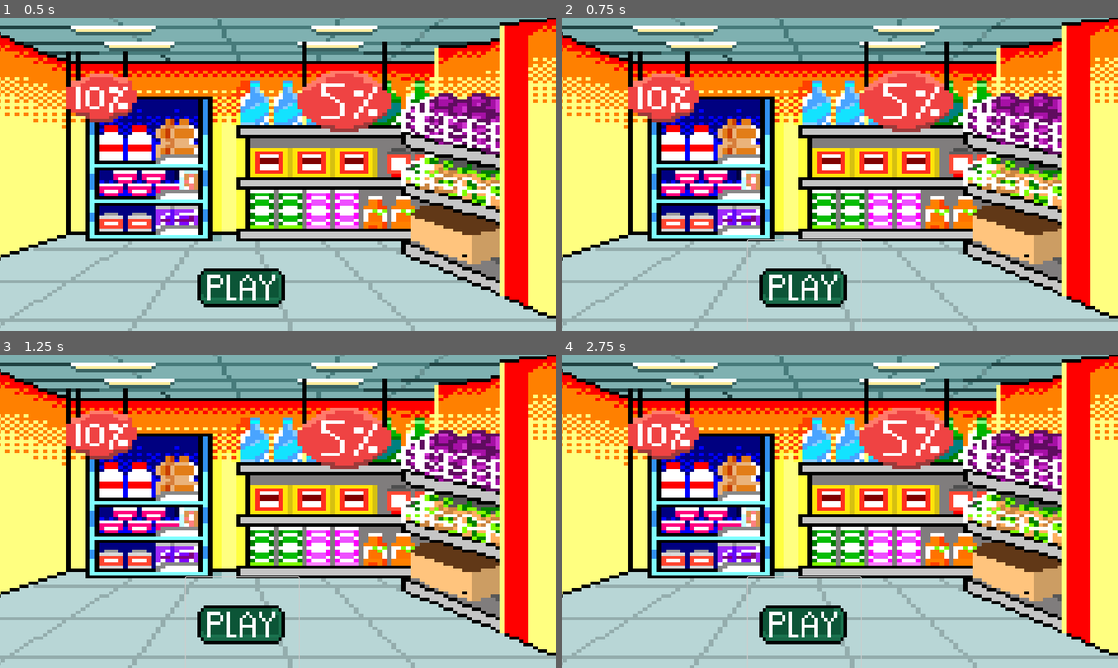
Above: before the commit, frames 1-4 (two rows, left to right).
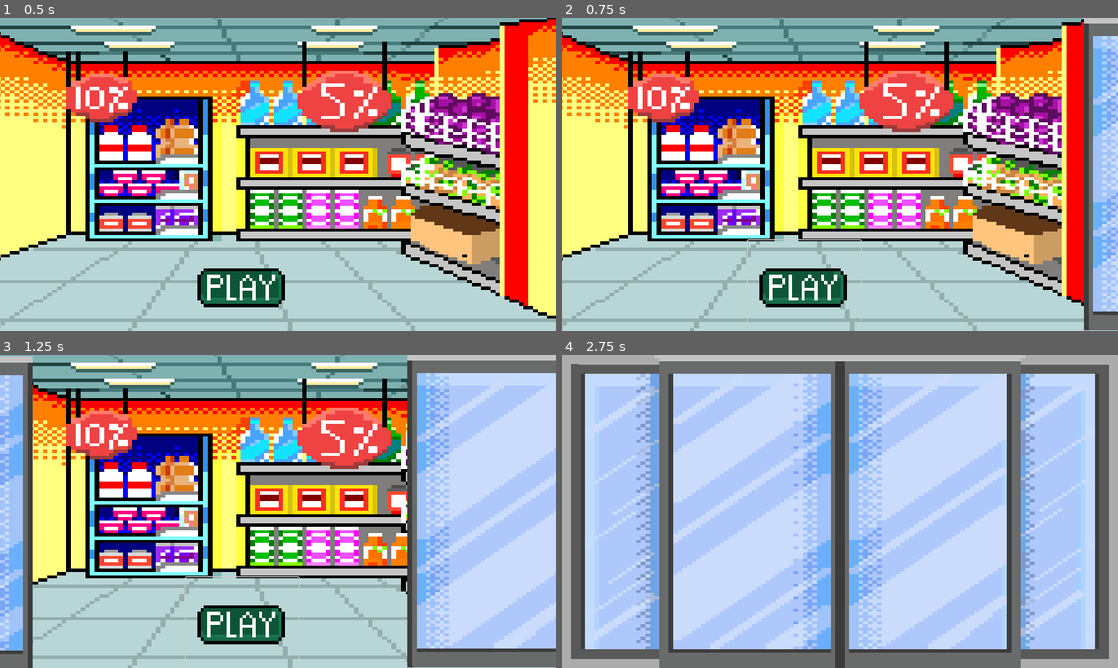
Above: after the commit, the same moments.

Repository: wends05/fixme
Game: Godot game, scene res://scenes/select.tscn
The game is run twice, just before and just after one commit, with the same random seed, the same clock (stepped at 60 frames per second) and the same inputs. This scene is started directly instead of the project's main scene.
Inputs (mouse positions are in pixels of both pictures, inside the frame that each line leads up to):
- Up to frame 1 (0.5 s): no input
- Up to frame 2 (0.75 s): click (806, 293) at 0.52 s
- Up to frame 3 (1.25 s): no input
- Up to frame 4 (2.75 s): click (806, 630) at 1.27 s; click (806, 630) at 2.02 s

Frame 1 is identical in both runs. In frame 2, 6.1% of the frame differs, in the area x 93-100%, y 0-100%; in frame 3, 32%; in frame 4, 100%, in the area x 0-100%, y 0-100%.

Commit message:
cutscene for home to selection

Diff:
--- a/godot/scenes/select.tscn
+++ b/godot/scenes/select.tscn
@@ -14,17 +14,7 @@
 scale = Vector2(0.976667, 0.667)
 texture = ExtResource("4_xp6hb")
 
-[node name="RightDoor" type="Sprite2D" parent="."]
-position = Vector2(1152, 323)
-scale = Vector2(0.946667, 0.648)
-texture = ExtResource("3_gdo2c")
-
-[node name="LeftDoorCutscene" type="Sprite2D" parent="."]
-position = Vector2(-2, 327)
-scale = Vector2(0.96, 0.648)
-texture = ExtResource("3_r63vu")
-
-[node name="Button" type="Button" parent="."]
+[node name="playButton" type="Button" parent="."]
 offset_left = 385.0
 offset_top = 460.0
 offset_right = 619.0
@@ -32,3 +22,13 @@
 icon = ExtResource("3_cjxhx")
 flat = true
 expand_icon = true
+
+[node name="RightDoor" type="Sprite2D" parent="."]
+position = Vector2(1153, 323)
+scale = Vector2(0.946667, 0.648)
+texture = ExtResource("3_gdo2c")
+
+[node name="LeftDoorCutscene" type="Sprite2D" parent="."]
+position = Vector2(0, 327)
+scale = Vector2(0.96, 0.648)
+texture = ExtResource("3_r63vu")
--- a/godot/scenes/select_2.tscn
+++ b/godot/scenes/select_2.tscn
@@ -1,25 +1,22 @@
-[gd_scene load_steps=5 format=3 uid="uid://b14l7y65c8xw"]
+[gd_scene load_steps=8 format=3 uid="uid://b14l7y65c8xw"]
 
+[ext_resource type="Script" path="res://scenes/selection.gd" id="1_hi1vb"]
 [ext_resource type="Texture2D" uid="uid://bgqpu88rxgy7d" path="res://assets/selection bg.png" id="1_yu2ky"]
 [ext_resource type="Texture2D" uid="uid://btvpskgo8ov34" path="res://assets/Fruits and Veggies BG selection.png" id="2_xe8nl"]
 [ext_resource type="Texture2D" uid="uid://dlf836uvapo8t" path="res://assets/section 1 bg selection.png" id="3_6spwh"]
 [ext_resource type="Texture2D" uid="uid://c6rwf3h2fmw3" path="res://assets/selecting....png" id="4_paurn"]
+[ext_resource type="Texture2D" uid="uid://cgtyqngp8k0ya" path="res://assets/right door.png" id="6_i54ut"]
+[ext_resource type="Texture2D" uid="uid://dtqhp22tlnhiv" path="res://assets/left_door_cutscene.png" id="7_i8aip"]
 
 [node name="select2" type="Node2D"]
+script = ExtResource("1_hi1vb")
 
-[node name="Label" type="Label" parent="."]
-offset_left = 648.0
-offset_top = 216.0
-offset_right = 832.0
-offset_bottom = 352.0
-text = "titrdrdfgmdfgd"
-
-[node name="Sprite2D" type="Sprite2D" parent="."]
+[node name="background" type="Sprite2D" parent="."]
 position = Vector2(580, 320)
 scale = Vector2(1.00667, 0.672)
 texture = ExtResource("1_yu2ky")
 
-[node name="Button" type="Button" parent="."]
+[node name="fruits" type="Button" parent="."]
 offset_left = 41.0
 offset_top = 24.0
 offset_right = 537.0
@@ -28,7 +25,7 @@
 flat = true
 expand_icon = true
 
-[node name="Button2" type="Button" parent="."]
+[node name="section1" type="Button" parent="."]
 offset_left = 615.0
 offset_top = 56.0
 offset_right = 1111.0
@@ -37,7 +34,17 @@
 flat = true
 expand_icon = true
 
-[node name="Sprite2D2" type="Sprite2D" parent="."]
+[node name="selecting" type="Sprite2D" parent="."]
 position = Vector2(640, 568)
 scale = Vector2(0.481056, 0.42316)
 texture = ExtResource("4_paurn")
+
+[node name="rightdoor" type="Sprite2D" parent="."]
+position = Vector2(576, 324)
+scale = Vector2(0.96, 0.648)
+texture = ExtResource("6_i54ut")
+
+[node name="leftdoor" type="Sprite2D" parent="."]
+position = Vector2(576.1, 324)
+scale = Vector2(0.959833, 0.648)
+texture = ExtResource("7_i8aip")
--- /dev/null
+++ b/godot/scenes/selection.gd
@@ -0,0 +1,18 @@
+extends Node2D
+
+@onready var rightDoor = $rightdoor
+@onready var leftDoor = $leftdoor
+
+# Called when the new scene is ready
+func _ready() -> void:
+	open_doors()
+
+# Function to open the doors
+func open_doors() -> void:
+	await get_tree().create_timer(1.0).timeout  # Pause for 1 second
+	var tween = create_tween()
+	# Animate right door opening to position (1152)
+	tween.tween_property(rightDoor, "position", Vector2(1168, rightDoor.position.y), 1.2).set_ease(Tween.EASE_IN_OUT)
+	# Animate left door opening to position (-576)
+	tween.set_parallel()
+	tween.tween_property(leftDoor, "position", Vector2(-576, leftDoor.position.y), 1.2).set_ease(Tween.EASE_IN_OUT)
--- a/godot/scripts/select.gd
+++ b/godot/scripts/select.gd
@@ -2,37 +2,38 @@
 
 @onready var rightDoor = $RightDoor
 @onready var leftDoor = $LeftDoorCutscene
+@onready var playButton = $playButton
 
-# Called when the node enters the scene tree (scene starts/changes to this one)
 func _ready() -> void:
+
+	playButton.pressed.connect(_on_button_pressed)
+
+
 	open_doors()
 
-# Called just before the node (scene) is removed from the scene tree (scene change)
-func _exit_tree() -> void:
-	closed_doors()
 
-# Function to open the doors
 func open_doors() -> void:
 	var tween = create_tween()
-	# Animate right door opening to position (1152)
-	tween.tween_property(rightDoor, "position", Vector2(1152, rightDoor.position.y), 0.7).set_ease(Tween.EASE_IN_OUT)
-	# Animate left door opening to position (-576)
+
+	tween.tween_property(rightDoor, "position", Vector2(1152, rightDoor.position.y), 1.2).set_ease(Tween.EASE_IN_OUT)
+
 	tween.set_parallel()
-	tween.tween_property(leftDoor, "position", Vector2(-576, leftDoor.position.y), 0.9).set_ease(Tween.EASE_IN_OUT)
+	tween.tween_property(leftDoor, "position", Vector2(-576, leftDoor.position.y), 2).set_ease(Tween.EASE_IN_OUT)
 
 # Function to close the doors
 func closed_doors() -> Tween:
 	var tween = create_tween()
-	# Animate right door closing to position (576)
-	tween.tween_property(rightDoor, "position", Vector2(576, rightDoor.position.y), 0.9).set_ease(Tween.EASE_IN_OUT)
-	# Animate left door closing to position (576)
+
+	tween.tween_property(rightDoor, "position", Vector2(584, rightDoor.position.y), 1.2).set_ease(Tween.EASE_IN_OUT)
+
 	tween.set_parallel()
-	tween.tween_property(leftDoor, "position", Vector2(576, leftDoor.position.y), 0.9).set_ease(Tween.EASE_IN_OUT)
-	return tween # Return the tween object so we can connect to its `finished` signal
+	tween.tween_property(leftDoor, "position", Vector2(576, leftDoor.position.y), 2).set_ease(Tween.EASE_IN_OUT)
+	return tween
 
-# Called when a button is pressed to change scenes
+
 func _on_button_pressed() -> void:
-	# Close doors and wait for the tween to finish before changing the scene
+
 	var tween = closed_doors()
 	await tween.finished
+
 	get_tree().change_scene_to_file("res://scenes/select_2.tscn")
